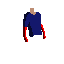
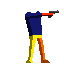
The second 64x64 image is a revision of the first. Changes to its layers:
added group "Front Arms" with 2 layers above "glock-17" over 23, 12, 54, 31
added layer "arm_fore_one_handed" in group "Front Arms" over 25, 13, 54, 19
added layer "glock-17" above "body" over 48, 10, 59, 18
added layer "body" above "Back Arms" over 25, 11, 42, 36
added group "Back Arms" with 2 layers above "20210508_120541" over 36, 11, 47, 28
hid group "Idle TO Walk ANIM" (6 layers) over 23, 8, 47, 43
showed group "Idle TO Walk ANIM Legs" (6 layers) over 23, 33, 50, 63
showed "idle_to_walk_0" (2nd of 2, in "Idle TO Walk ANIM Legs") over 26, 35, 50, 63
